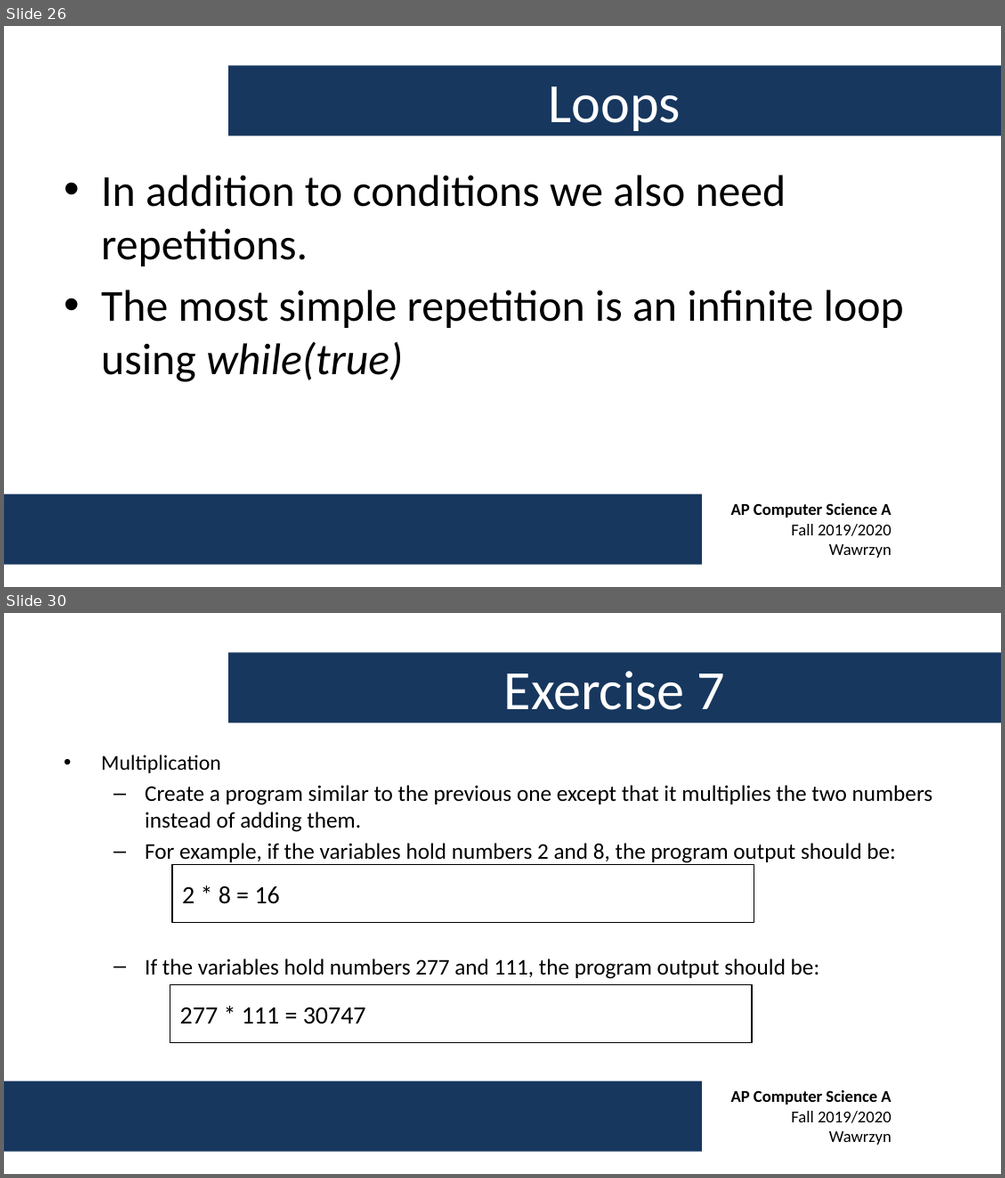
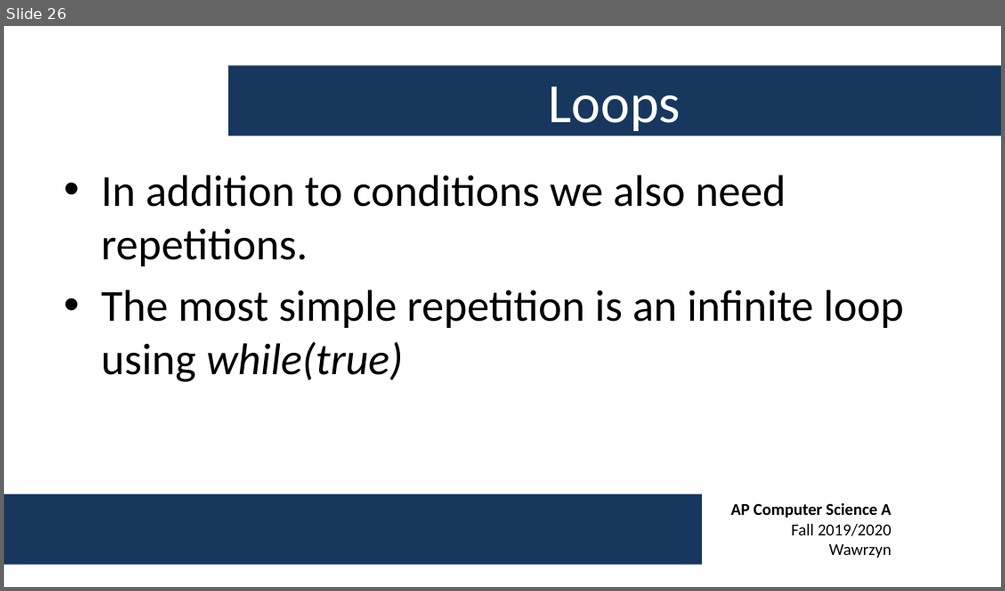
Before and after one commit to swawrzyn/shtcs-ap-cs-fall-2019, a slide deck: Week 1/AP CS A - Week 1 Lecture.pptx. Shown one above the other, each under a label of ours: slides 26 and 30 before the commit, slide 26 after it; the slides between them are not shown. The pictures are 1005x1178 and 1005x591 pixels, drawn with LibreOffice and Linux fonts; fonts in the diff are those of the drawing; background and template pictures are left out. Boxes give left, top, right and bottom in pixels: in the first picture for what was removed or moved away, otherwise in the second. Text is boxed around its words. In the diff, an @@ line names an element or a change of style, - is before the commit and + after.

```diff
--- a/Week 1/AP CS A - Week 1 Lecture.pptx
+++ b/Week 1/AP CS A - Week 1 Lecture.pptx
@@ slide 30 removed at bbox=[4, 613, 1001, 1174], background #FFFFFF; not listed: 2 template elements that a slide beside it also shows @@
@@ title removed at bbox=[228, 653, 1001, 723] @@
-Exercise 7
@@ text removed at bbox=[101, 755, 933, 979] @@
-• Multiplication
-  – Create a program similar to the previous one except that it multiplies the two numbers instead of adding them.
-  – For example, if the variables hold numbers 2 and 8, the program output should be:
-  – If the variables hold numbers 277 and 111, the program output should be:
@@ rectangle removed at bbox=[172, 864, 753, 922] @@
-2 * 8 = 16
@@ rectangle removed at bbox=[170, 985, 752, 1043] @@
-277 * 111 = 30747
```
Also in this commit, not shown: 1 slide changed, 11 slides added, 5 other slides removed.
